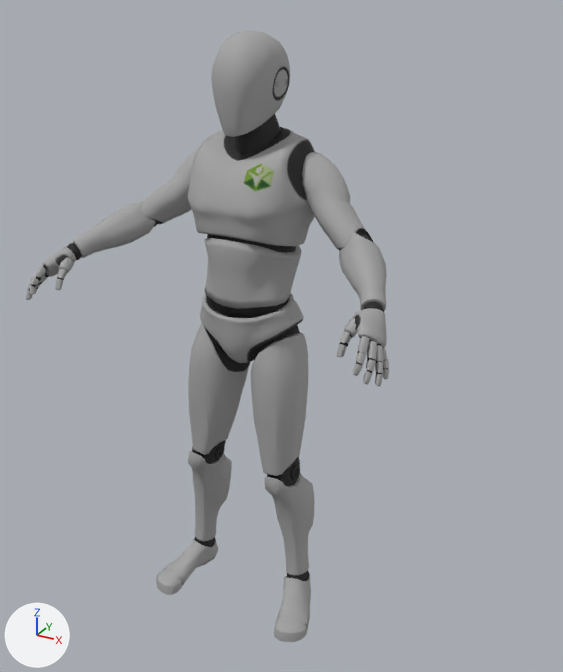
An edit to the FBX model Files/ActorCore_APose_Character - Copy.fbx, drawn before and after from the same camera.
Before and after are seen from a 50 mm lens placed at (1.142, -1.882, 1.919), pointed at (0.113, -0.013, 0.984). Every picture has the same lights, and +X, +Y and +Z are marked at lower left. Both versions are drawn at the pose saved in each file; the numbers are the values there. Vertices at the same position are counted once.

Names of what the first picture shows: 'Motion_Dummy_Male'.
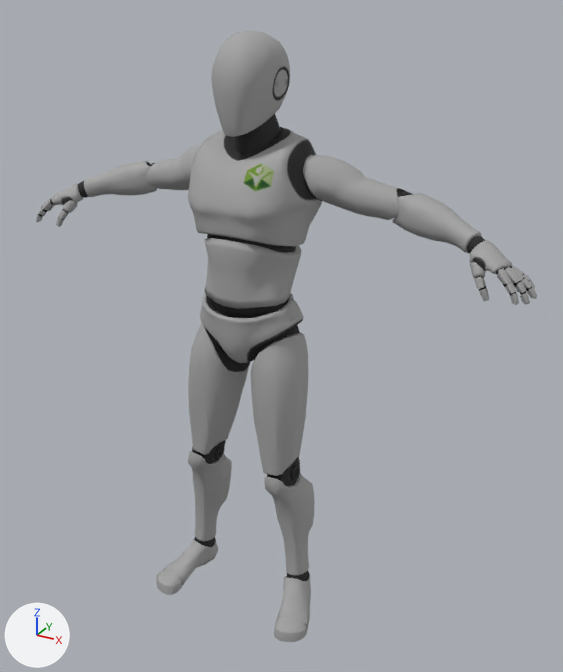
Location of each change, [x1, y1, x2, y2] in pixels of the pictures (563 x 672 px; the box of a moved part takes in the faces that stretch with it):
'Motion_Dummy_Male', reshaped (38% wider): before [26, 30, 389, 642]; after [36, 30, 537, 642]
part 1 of me_motion_dummy_male_001, moved or reshaped: before [29, 285, 36, 296]; after [36, 214, 42, 222]
part 2 of me_motion_dummy_male_001, moved or reshaped: before [34, 264, 46, 278]; after [42, 199, 54, 210]
part 3 of me_motion_dummy_male_001, moved or reshaped: before [55, 279, 63, 290]; after [56, 217, 64, 227]
part 4 of me_motion_dummy_male_001, moved or reshaped: before [59, 257, 74, 274]; after [63, 200, 77, 213]
part 5 of me_motion_dummy_male_001, moved or reshaped: before [383, 369, 389, 379]; after [529, 279, 535, 288]
part 6 of me_motion_dummy_male_001, moved or reshaped: before [382, 348, 388, 360]; after [514, 266, 524, 275]
part 7 of me_motion_dummy_male_001, moved or reshaped: before [375, 374, 383, 386]; after [527, 287, 537, 299]
part 8 of me_motion_dummy_male_001, moved or reshaped: before [376, 345, 383, 362]; after [511, 266, 524, 280]
part 9 of me_motion_dummy_male_001, moved or reshaped: before [363, 371, 373, 385]; after [520, 292, 530, 304]
part 10 of me_motion_dummy_male_001, moved or reshaped: before [367, 341, 377, 360]; after [505, 267, 521, 284]
part 11 of me_motion_dummy_male_001, moved or reshaped: before [353, 364, 363, 376]; after [510, 293, 519, 305]
part 12 of me_motion_dummy_male_001, moved or reshaped: before [358, 336, 370, 354]; after [497, 268, 512, 284]
part 13 of me_motion_dummy_male_001, moved or reshaped: before [337, 343, 347, 357]; after [479, 288, 489, 301]
part 14 of me_motion_dummy_male_001, moved or reshaped: before [344, 317, 357, 338]; after [470, 261, 486, 279]
part 15 of me_motion_dummy_male_001, moved or reshaped: before [28, 150, 389, 375]; after [38, 144, 532, 296]

What changed in the scene script:
```text
Change me_motion_dummy_male_001:
    used by ob_motion_dummy_male; location = (0.0, 0.0, 0.998); rotation_euler = (0.0, -0.0000376, 0.0), in degrees (0, 0, 0); scale = (0.01, 0.01, 0.01)
    remove me_motion_dummy_male_001.from_pydata(...)  # 10569 vertices, 20246 faces; spans x -56.0..57.0, y -40.0..18.0, z -98.0..83.0
    add me_motion_dummy_male_001.from_pydata(...)  # 10569 vertices, 20246 faces; spans x -82.0..82.0, y -23.0..19.0, z -98.0..83.0
    me_motion_dummy_male_001 part 1: the loose piece of 46 vertices spanning x -51.0..-49.0, y -40.0..-37.0, z 13.0..16.0 is moved by (-27.0, 32.0, 10.0)
    me_motion_dummy_male_001 part 2: the loose piece of 68 vertices spanning x -51.0..-49.0, y -37.0..-32.0, z 17.0..21.0 is multiplied about its middle by the matrix ((0.806, 0.493, 0.329), (-0.341, 0.84, -0.423), (-0.484, 0.228, 0.845)), then moved by (-24.0, 29.0, 10.0)
    me_motion_dummy_male_001 part 3: the loose piece of 50 vertices spanning x -45.0..-43.0, y -35.0..-32.0, z 14.0..17.0 is multiplied about its middle by the matrix ((0.806, 0.493, 0.329), (-0.341, 0.84, -0.423), (-0.484, 0.228, 0.845)), then moved by (-25.0, 29.0, 8.0)
    me_motion_dummy_male_001 part 4: the loose piece of 42 vertices spanning x -47.0..-43.0, y -31.0..-27.0, z 17.0..22.0 is multiplied about its middle by the matrix ((0.806, 0.493, 0.329), (-0.341, 0.84, -0.423), (-0.484, 0.228, 0.845)), then moved by (-22.0, 26.0, 9.0)
    me_motion_dummy_male_001 part 5: the loose piece of 46 vertices spanning x 55.0..57.0, y -32.0..-30.0, z 9.0..11.0 is moved by (24.0, 34.0, 16.0)
    me_motion_dummy_male_001 part 6: the loose piece of 68 vertices spanning x 53.0..56.0, y -31.0..-28.0, z 12.0..15.0 is moved by (22.0, 32.0, 15.0)
    me_motion_dummy_male_001 part 7: the loose piece of 46 vertices spanning x 54.0..56.0, y -35.0..-33.0, z 8.0..11.0 is multiplied about its middle by the matrix ((0.805, -0.491, -0.334), (0.34, 0.842, -0.419), (0.487, 0.223, 0.845)), then moved by (26.0, 35.0, 15.0)
    me_motion_dummy_male_001 part 8: the loose piece of 68 vertices spanning x 52.0..55.0, y -33.0..-29.0, z 12.0..16.0 is multiplied about its middle by the matrix ((0.805, -0.491, -0.334), (0.34, 0.842, -0.419), (0.487, 0.223, 0.845)), then moved by (23.0, 32.0, 14.0)
    me_motion_dummy_male_001 part 9: the loose piece of 46 vertices spanning x 52.0..54.0, y -37.0..-35.0, z 9.0..12.0 is multiplied about its middle by the matrix ((0.805, -0.491, -0.334), (0.34, 0.842, -0.419), (0.487, 0.223, 0.845)), then moved by (27.0, 34.0, 13.0)
    me_motion_dummy_male_001 part 10: the loose piece of 68 vertices spanning x 51.0..54.0, y -35.0..-30.0, z 13.0..18.0 is multiplied about its middle by the matrix ((0.805, -0.491, -0.334), (0.34, 0.842, -0.419), (0.487, 0.223, 0.845)), then moved by (23.0, 31.0, 13.0)
    me_motion_dummy_male_001 part 11: the loose piece of 46 vertices spanning x 50.0..52.0, y -38.0..-36.0, z 11.0..14.0 is scaled about its middle by (0.537, 0.693, 1), then moved by (27.0, 33.0, 12.0)
    me_motion_dummy_male_001 part 12: the loose piece of 68 vertices spanning x 50.0..52.0, y -36.0..-32.0, z 15.0..19.0 is multiplied about its middle by the matrix ((0.805, -0.491, -0.334), (0.34, 0.842, -0.419), (0.487, 0.223, 0.845)), then moved by (24.0, 30.0, 12.0)
    me_motion_dummy_male_001 part 13: the loose piece of 50 vertices spanning x 44.0..46.0, y -34.0..-31.0, z 13.0..16.0 is multiplied about its middle by the matrix ((0.805, -0.491, -0.334), (0.34, 0.842, -0.419), (0.487, 0.223, 0.845)), then moved by (25.0, 29.0, 9.0)
    me_motion_dummy_male_001 part 14: the loose piece of 42 vertices spanning x 44.0..48.0, y -31.0..-26.0, z 16.0..21.0 is multiplied about its middle by the matrix ((0.805, -0.491, -0.334), (0.34, 0.842, -0.419), (0.487, 0.223, 0.845)), then moved by (22.0, 27.0, 10.0)
    me_motion_dummy_male_001 part 15: 4078 of 10569 vertices moved; they spanned x -56.0..56.0, y -38.0..15.0, z 10.0..52.0 and now span x -80.0..81.0, y -7.0..19.0, z 24.0..51.0; mean shift (0.0, 21.0, 10.0); largest move (56.0, -33.0, 10.0) -> (81.0, 1.0, 25.0)
```
